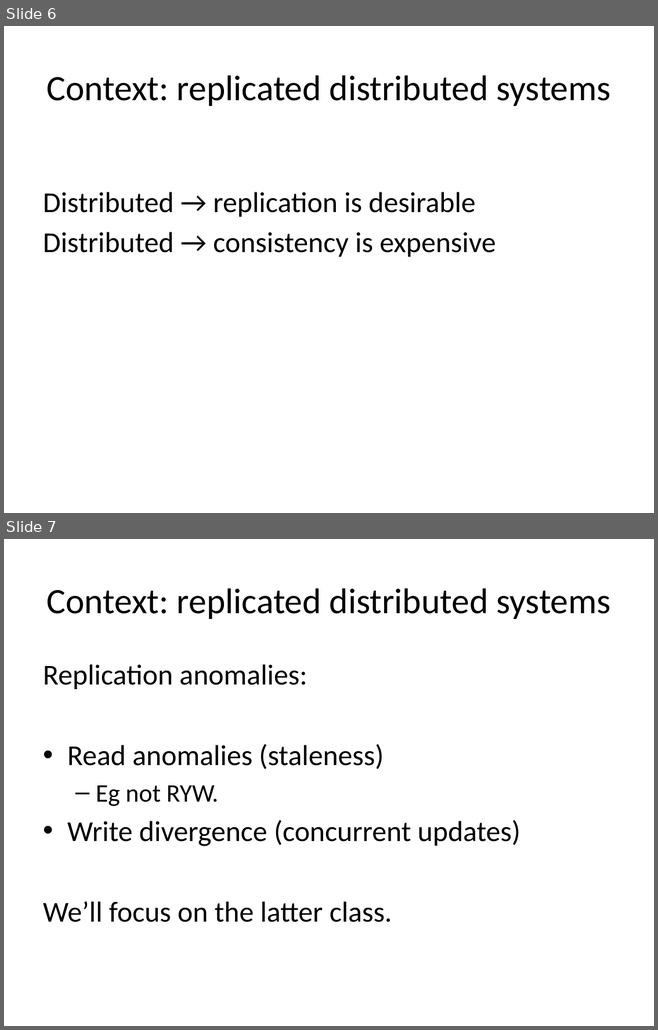
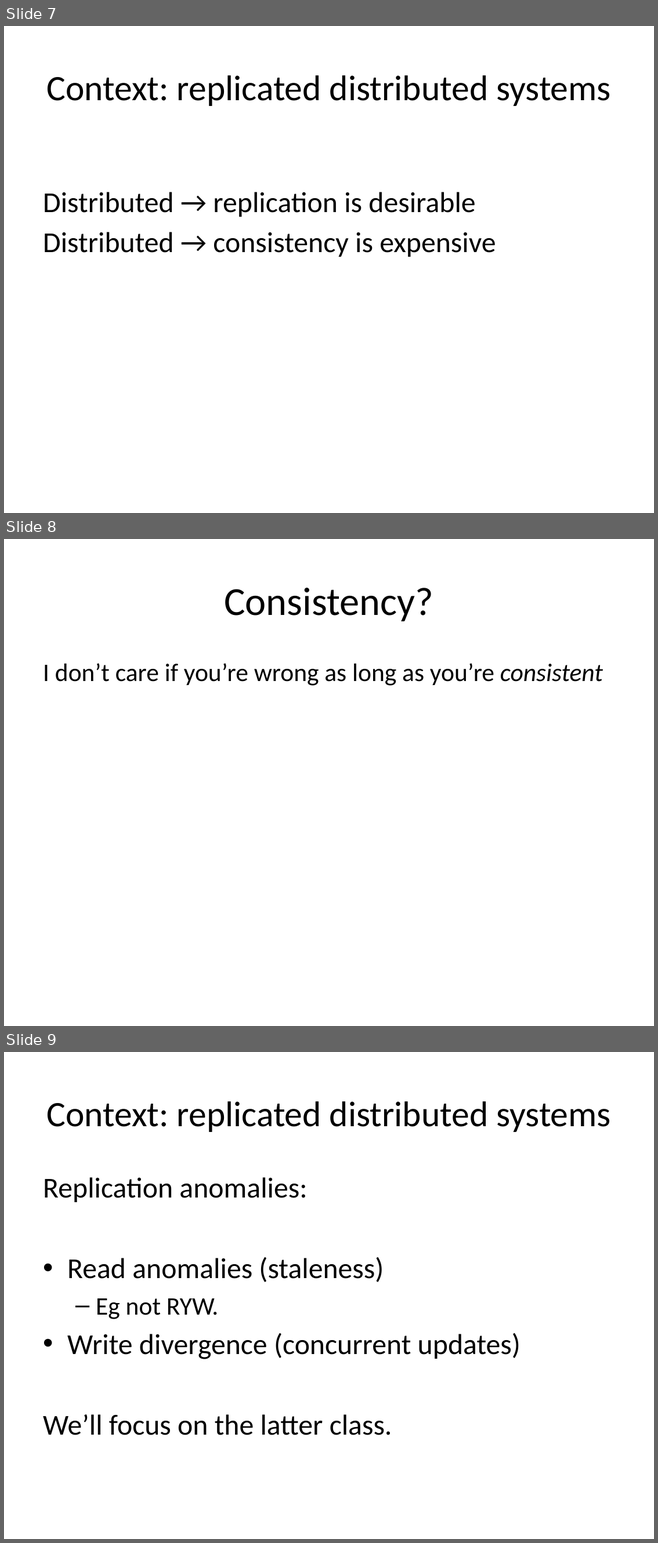
Before and after one commit to declarativitydotnet/declarativity, a slide deck: socc12-bloom-tutorial/slides/bloom-tutorial.pptx. Shown one above the other, each under a label of ours: slides 6 and 7 before the commit, slides 7, 8 and 9 after it. The pictures are 658x1030 and 658x1543 pixels, drawn with LibreOffice and Linux fonts; fonts in the diff are those of the drawing. Boxes give left, top, right and bottom in pixels: in the first picture for what was removed or moved away, otherwise in the second. Text is boxed around its words. In the diff, an @@ line names an element or a change of style, - is before the commit and + after.

```diff
--- a/socc12-bloom-tutorial/slides/bloom-tutorial.pptx
+++ b/socc12-bloom-tutorial/slides/bloom-tutorial.pptx
@@ slide 8 added at (4,539,654,1026), background #FFFFFF @@
@@ title added at (224,588,433,621), 44 pt, text #000000 @@
+Consistency?
@@ text added at (43,663,603,686), 28 pt, text #000000 @@
+I don’t care if you’re wrong as long as you’re consistent
@@ what was slide 6 is now slide 7 @@
@@ what was slide 7 is now slide 9 @@
```
Also in this commit, not shown: 1 slide changed, 4 other slides added.
